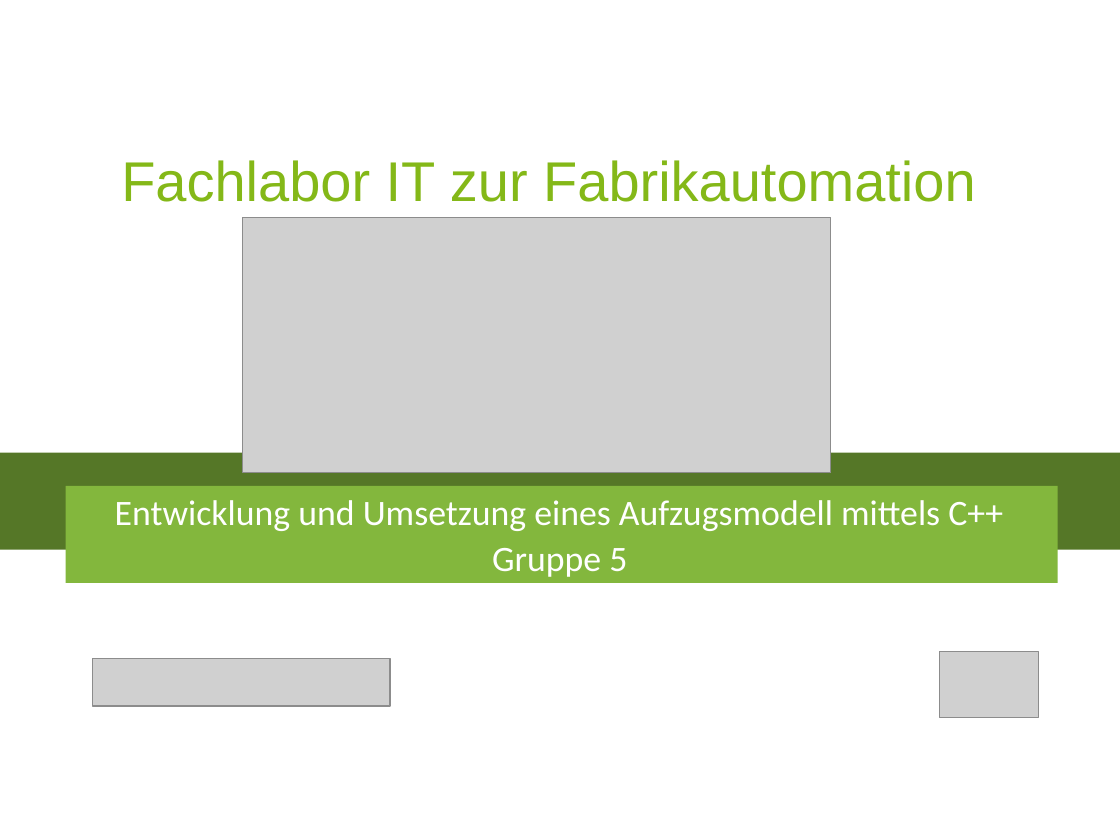
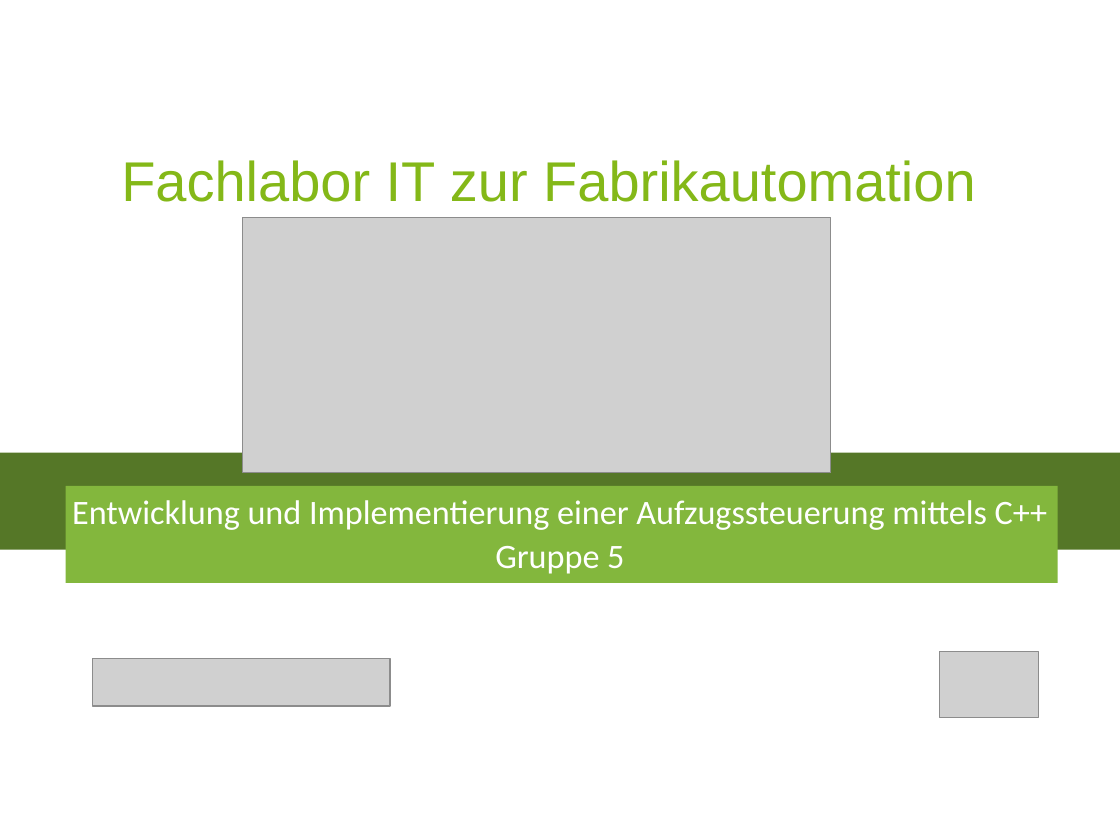
Before and after one commit to koeni90/elevatorUML, a slide deck: slide 1 of Präsentation.pptx. Drawn at 1120x840 pixels with LibreOffice and Linux fonts; fonts in the diff are those of the drawing; grey boxes stand for pictures; background and template pictures are left out. Boxes give left, top, right and bottom in pixels: in the first picture for what was removed or moved away, otherwise in the second. Text is boxed around its words. In the diff, an @@ line names an element or a change of style, - is before the commit and + after.

Commit message:
- neuer Titel: Entwicklung und Implementierung einer Aufzugssteuerung mittels C++ - kleine Korrekturen

```diff
--- a/Präsentation.pptx
+++ b/Präsentation.pptx
@@ text at [72,500,1047,574]: text changed; size 23 to 22 pt @@
-Entwicklung und Umsetzung eines Aufzugsmodell mittels C++
-Gruppe 5
+Entwicklung und Implementierung einer Aufzugssteuerung mittels C++
+Gruppe 5
```
Also in this commit, not shown: 6 other slides changed, 1 other file.
